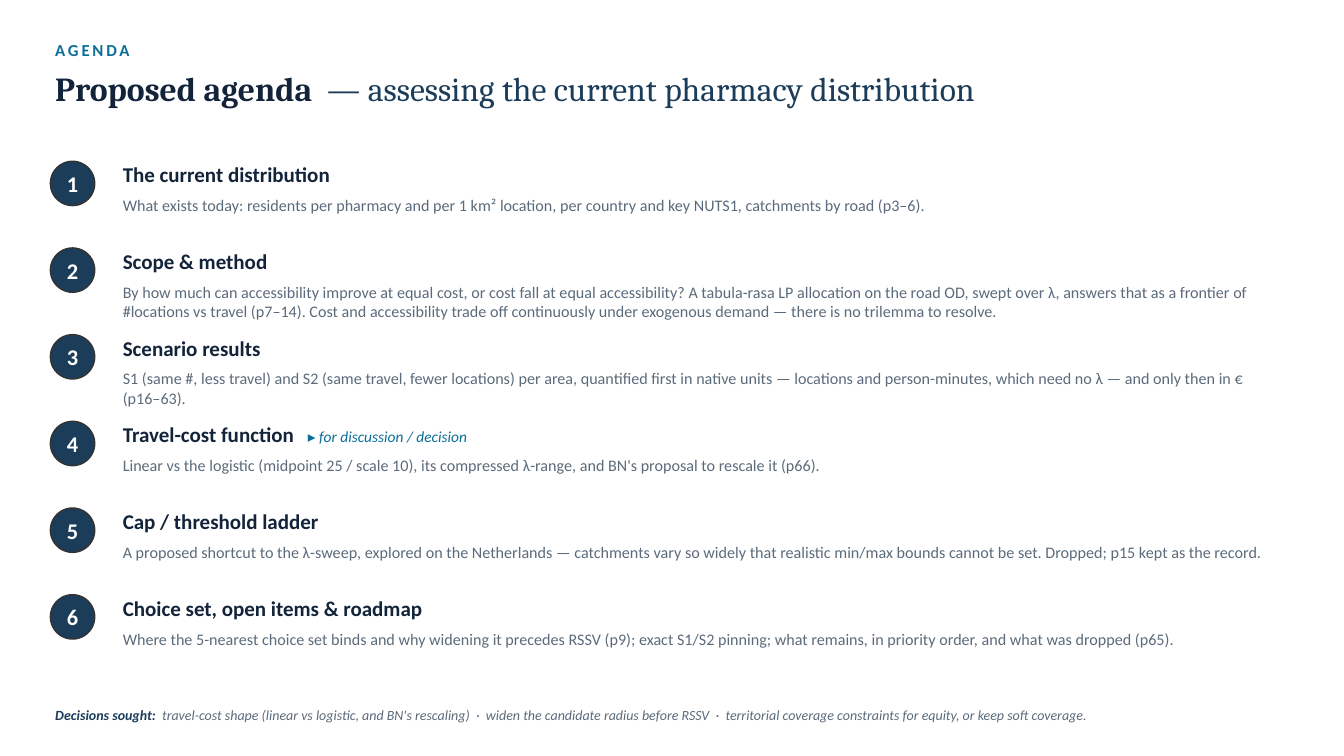
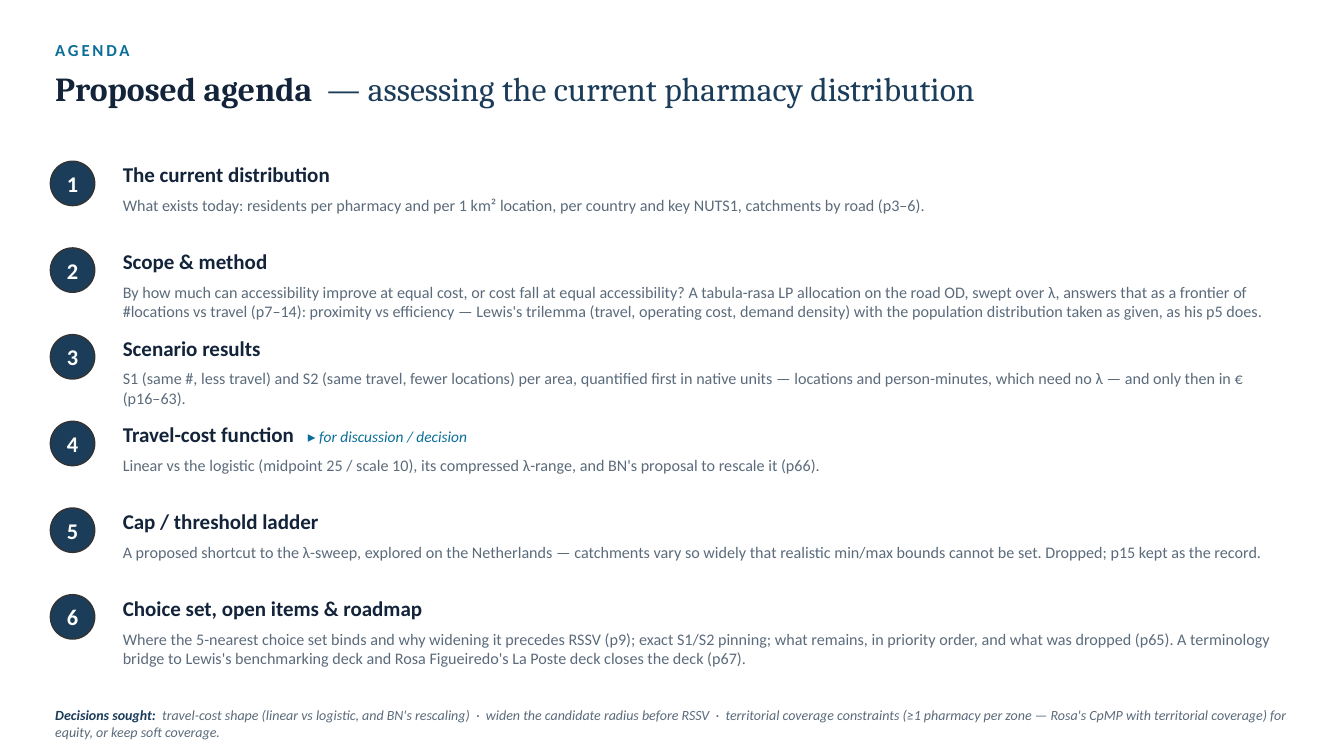
Before and after one commit to ObjectVision/NetworkModel_EU, a slide deck: slide 2 of doc/lambda_sweep5.pptx. Drawn at 1344x756 pixels with LibreOffice and Linux fonts; fonts in the diff are those of the drawing. Boxes give left, top, right and bottom in pixels: in the first picture for what was removed or moved away, otherwise in the second. Text is boxed around its words. In the diff, an @@ line names an element or a change of style, - is before the commit and + after.

```diff
--- a/doc/lambda_sweep5.pptx
+++ b/doc/lambda_sweep5.pptx
@@ text at (123, 287, 1261, 320): text changed @@
-By how much can accessibility improve at equal cost, or cost fall at equal accessibility? A tabula-rasa LP allocation on the road OD, swept over λ, answers that as a frontier of #locations vs travel (p7–14). Cost and accessibility trade off continuously under exogenous demand — there is no trilemma to resolve.
+By how much can accessibility improve at equal cost, or cost fall at equal accessibility? A tabula-rasa LP allocation on the road OD, swept over λ, answers that as a frontier of #locations vs travel (p7–14): proximity vs efficiency — Lewis's trilemma (travel, operating cost, demand density) with the population distribution taken as given, as his p5 does.
@@ text at (123, 633, 1269, 667): text changed @@
-Where the 5-nearest choice set binds and why widening it precedes RSSV (p9); exact S1/S2 pinning; what remains, in priority order, and what was dropped (p65).
+Where the 5-nearest choice set binds and why widening it precedes RSSV (p9); exact S1/S2 pinning; what remains, in priority order, and what was dropped (p65). A terminology bridge to Lewis's benchmarking deck and Rosa Figueiredo's La Poste deck closes the deck (p67).
@@ text at (55, 710, 1286, 740): text changed @@
-Decisions sought: travel-cost shape (linear vs logistic, and BN's rescaling) · widen the candidate radius before RSSV · territorial coverage constraints for equity, or keep soft coverage.
+Decisions sought: travel-cost shape (linear vs logistic, and BN's rescaling) · widen the candidate radius before RSSV · territorial coverage constraints (≥1 pharmacy per zone — Rosa's CpMP with territorial coverage) for equity, or keep soft coverage.
```
Also in this commit, not shown: 12 other slides changed, 2 slides added, 1 slide removed, 5 other files.
